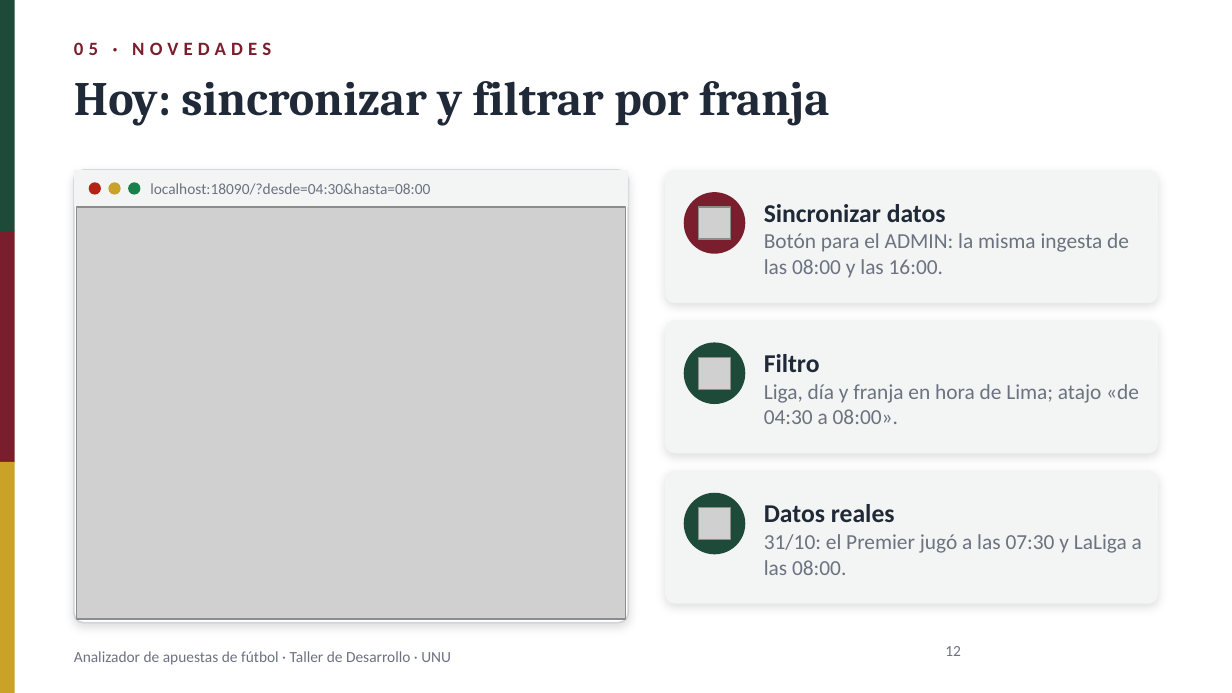
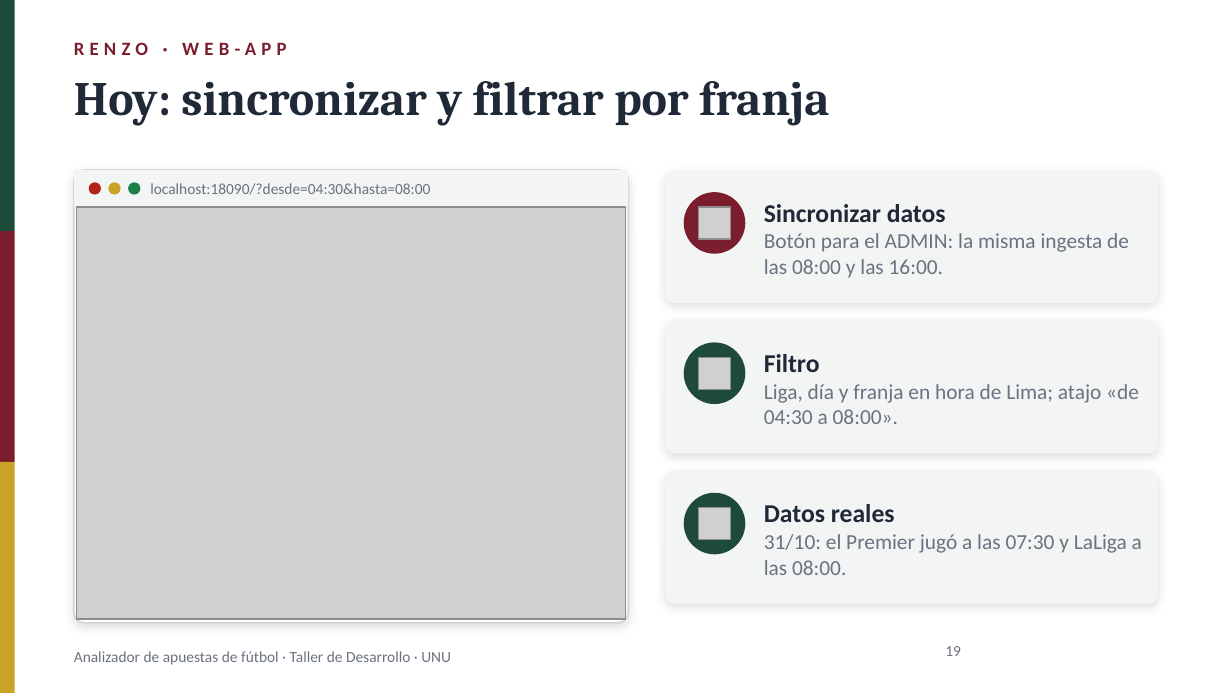
Before and after one commit to Renindstone/app-apuestas-universidad, a slide deck: slide 19 of docs/PresentacionApuestas_2nov2026.pptx (slide 12 before the commit). Drawn at 1232x693 pixels with LibreOffice and Linux fonts; fonts in the diff are those of the drawing; grey boxes stand for pictures; background and template pictures are left out. Boxes give left, top, right and bottom in pixels: in the first picture for what was removed or moved away, otherwise in the second. Text is boxed around its words. In the diff, an @@ line names an element or a change of style, - is before the commit and + after.

```diff
--- a/docs/PresentacionApuestas_2nov2026.pptx
+++ b/docs/PresentacionApuestas_2nov2026.pptx
@@ text at bbox=[74, 42, 286, 55]: text changed @@
-05 · NOVEDADES
+RENZO · WEB-APP
@@ page number at bbox=[945, 646, 961, 656]: text changed @@
-12
+19
```
Also in this commit, not shown: 15 other slides changed, 8 slides added, 1 slide removed, 3 other files.
